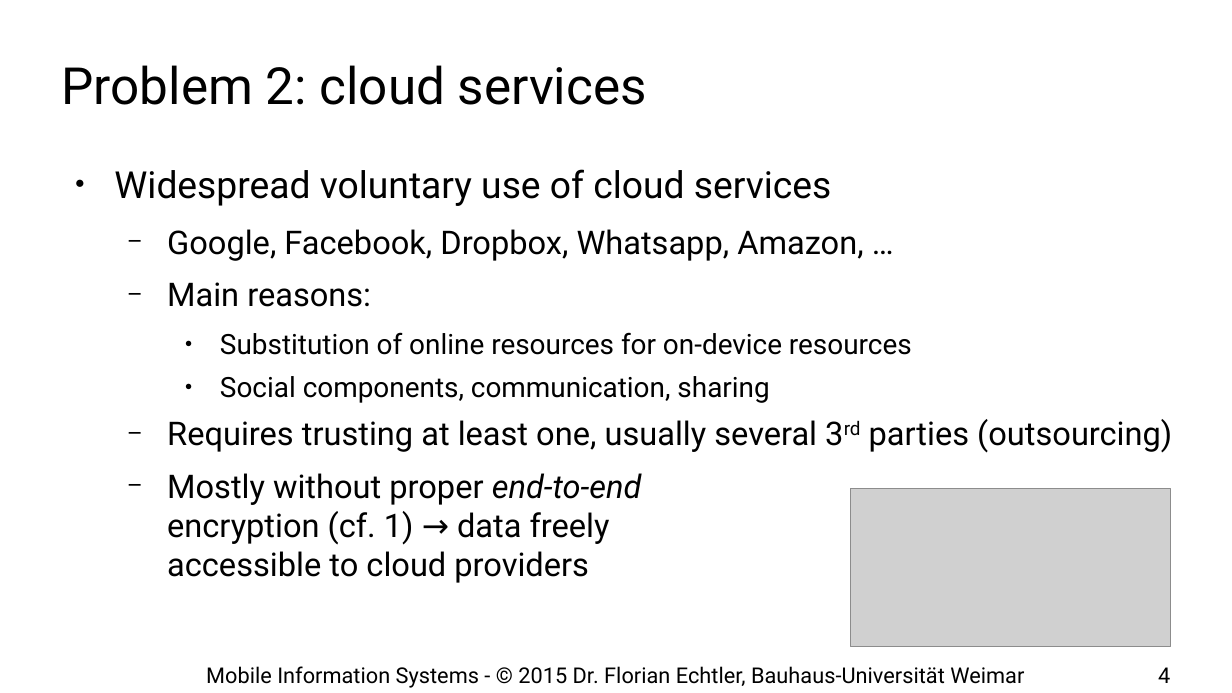
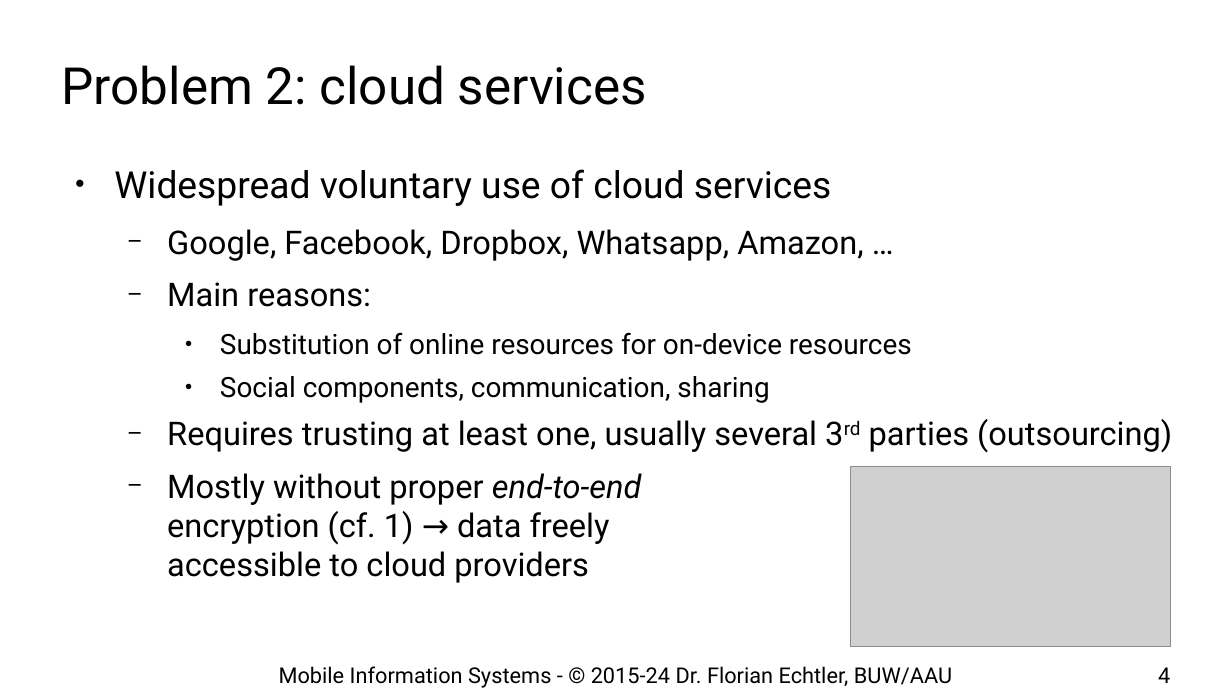
Before and after one commit to floe/mobile-information-systems, a slide deck: slide 4 of 07-privacy-security.odp. Drawn at 1232x693 pixels with LibreOffice and Linux fonts; fonts in the diff are those of the drawing; grey boxes stand for pictures; background and template pictures are left out. Boxes give left, top, right and bottom in pixels: in the first picture for what was removed or moved away, otherwise in the second. Text is boxed around its words. In the diff, an @@ line names an element or a change of style, - is before the commit and + after.

```diff
--- a/07-privacy-security.odp
+++ b/07-privacy-security.odp
@@ picture: place and size @@
-picture at bbox=[851, 489, 1171, 647]
+picture at bbox=[851, 466, 1171, 646]
@@ text at bbox=[279, 666, 952, 688]: text changed @@
-Mobile Information Systems - © 2015 Dr. Florian Echtler, Bauhaus-Universität Weimar
+Mobile Information Systems - © 2015-24 Dr. Florian Echtler, BUW/AAU
```
Also in this commit, not shown: 29 other slides changed, 1 slide added, 1 other file.
